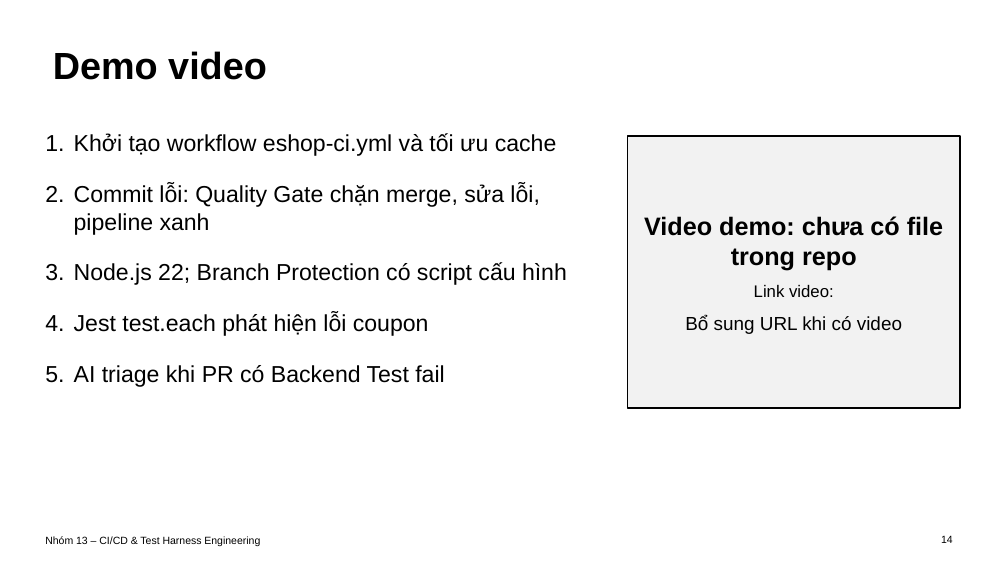
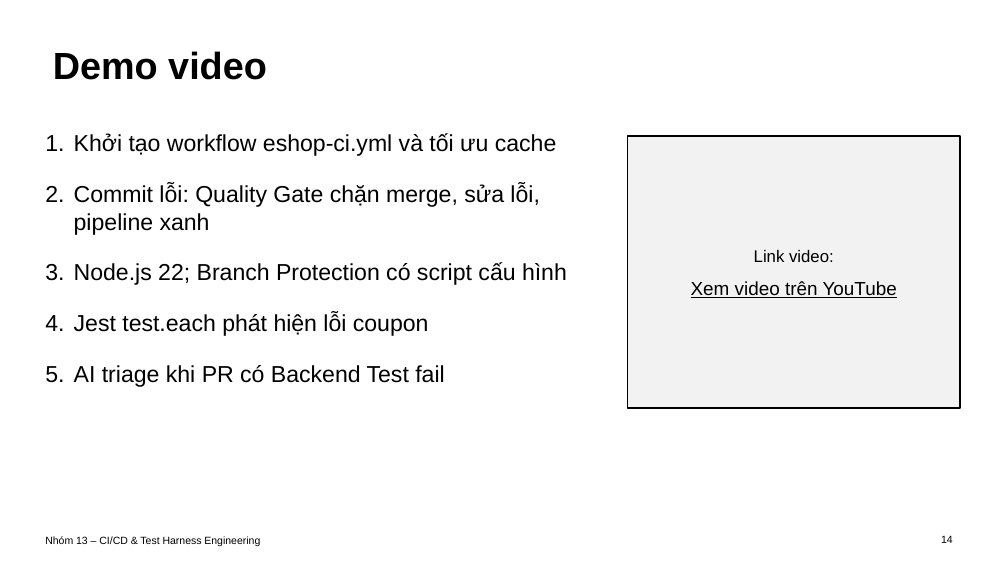
Before and after one commit to SoftwareTesting-Group13/eshop-sut-seminar, a slide deck: slide 14 of docs/seminar_slide.pptx. Drawn at 1008x567 pixels with LibreOffice and Linux fonts; fonts in the diff are those of the drawing. Boxes give left, top, right and bottom in pixels: in the first picture for what was removed or moved away, otherwise in the second. Text is boxed around its words. In the diff, an @@ line names an element or a change of style, - is before the commit and + after.

Commit message:
docs: update link demo video

```diff
--- a/docs/seminar_slide.pptx
+++ b/docs/seminar_slide.pptx
@@ text in rectangle at [644, 216, 943, 271]: paragraph removed @@
-Video demo: chưa có file trong repo
@@ text in rectangle at [691, 281, 897, 298]: text changed @@
-Bổ sung URL khi có video
+Xem video trên YouTube
```
Also in this commit, not shown: 1 other slide changed, 1 other file.
